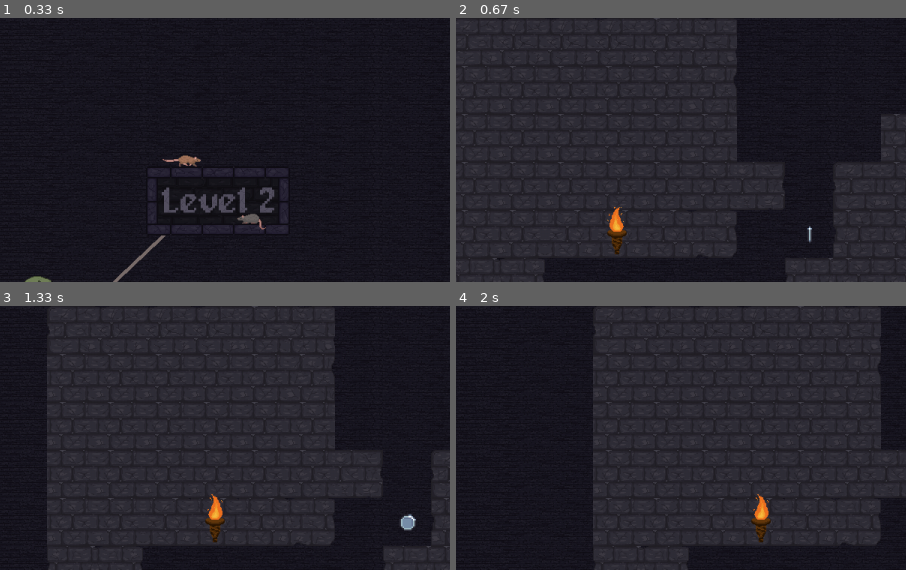
Above: before the commit, frames 1-4 (two rows, left to right).
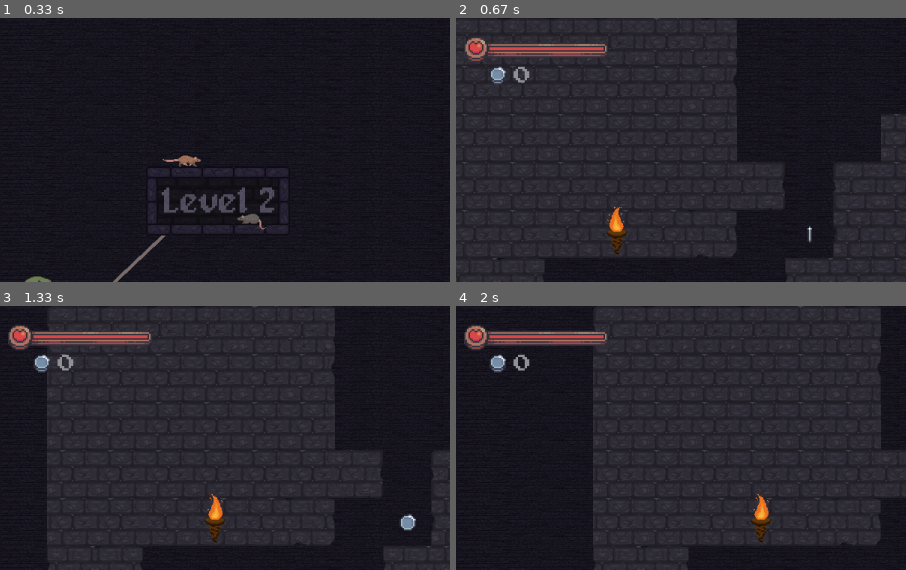
Above: after the commit, the same moments.

Repository: Michael-merlot/Pygame_4_Steve_jOBS_bvt2207
Game: pygame game, started from Code/main.py
Two runs of this game, one before a commit and one after it. Both use one fixed random seed, a clock stepped at 60 frames per second and the inputs below.
Inputs:
- Up to frame 1 (0.33 s): no input
- Up to frame 2 (0.67 s): tap Space at 0.33 s
- Up to frame 3 (1.33 s): hold D 0.67-1.13 s; hold A from 1.17 s (still down); tap Space at 1.23 s
- Up to frame 4 (2 s): tap Space at 1.53, 1.73 s; release A at 1.63 s; hold A from 1.67 s (still down)
The pictures show only the part of the screen within x 1-51%, y 0-50%; the shares and areas given below are measured in that part.

Frame 1 is identical in both runs. In frame 2, 1.8% of the frame differs, in the area x 2-34%, y 7-25%; in frame 3, 1.9%; in frame 4, 2.1%, in the area x 1-34%, y 7-25%.

Commit message:
Add ui.py and optimize code

Diff:
--- a/Code/main.py
+++ b/Code/main.py
@@ -1,15 +1,25 @@
 import pygame, sys
 from settings import *
 from level import Level
-from game_data import level_2
 from overworld import Overworld
+from ui import UI
 
 
 class Game:
     def __init__(self):
+
+        # Игровые атрибуты
         self.max_level = 1
+        self.max_health = 100
+        self.current_health = 100
+        self.coins = 0
+
+        # Создание мира
         self.overworld = Overworld(0, self.max_level, screen, self.create_level)
         self.status = 'overworld'
+
+        # Пользовательский интерфейс
+        self.ui = UI(screen)
 
     def create_level(self, current_level):
         self.level = Level(current_level, screen, self.create_overworld)
@@ -26,6 +36,8 @@
             self.overworld.run()
         else:
             self.level.run()
+            self.ui.show_health(self.current_health, self.max_health)
+            self.ui.show_coins(self.coins)
 
 
 # Pygame setup
--- /dev/null
+++ b/Code/ui.py
@@ -0,0 +1,31 @@
+import pygame
+
+class UI:
+    def __init__(self, surface):
+
+        # Настройка
+        self.display_surface = surface
+
+        # Здоровье
+        self.health_bar = pygame.image.load('../graphics/ui/health_bar.png')
+        self.health_bar_topleft = (54, 39)
+        self.bar_max_width = 152
+        self.bar_height = 4
+
+        # Монеты
+        self.coin = pygame.image.load('../graphics/ui/coin.png')
+        self.coin_rect = self.coin.get_rect(topleft = (50, 61))
+        self.font = pygame.font.Font('../graphics/ui/ARCADEPI.TTF', 30)
+
+    def show_health(self, current, full):
+        self.display_surface.blit(self.health_bar, (20, 10))
+        current_health_ratio = current / full
+        current_bar_width = self.bar_max_width * current_health_ratio
+        health_bar_rect = pygame.Rect(self.health_bar_topleft, (current_bar_width, self.bar_height))
+        pygame.draw.rect(self.display_surface, '#dc4949', health_bar_rect)
+
+    def show_coins(self, amount):
+        self.display_surface.blit(self.coin, self.coin_rect)
+        coin_amount_surf = self.font.render(str(amount), False, '#929298')
+        coin_amount_rect = coin_amount_surf.get_rect(midleft = (self.coin_rect.right + 4, self.coin_rect.centery))
+        self.display_surface.blit(coin_amount_surf, coin_amount_rect)
Binary file added: graphics/enemy/explosion/1.png
Binary file added: graphics/enemy/explosion/2.png
Binary file added: graphics/enemy/explosion/3.png
Binary file added: graphics/enemy/explosion/4.png
Binary file added: graphics/enemy/explosion/5.png
Binary file added: graphics/enemy/explosion/6.png
Binary file added: graphics/enemy/explosion/7.png
Binary file added: graphics/ui/ARCADEPI.TTF
Binary file added: graphics/ui/coin.png
Binary file added: graphics/ui/health_bar.png
Not shown, added: graphics/ui/health_bar.zip
